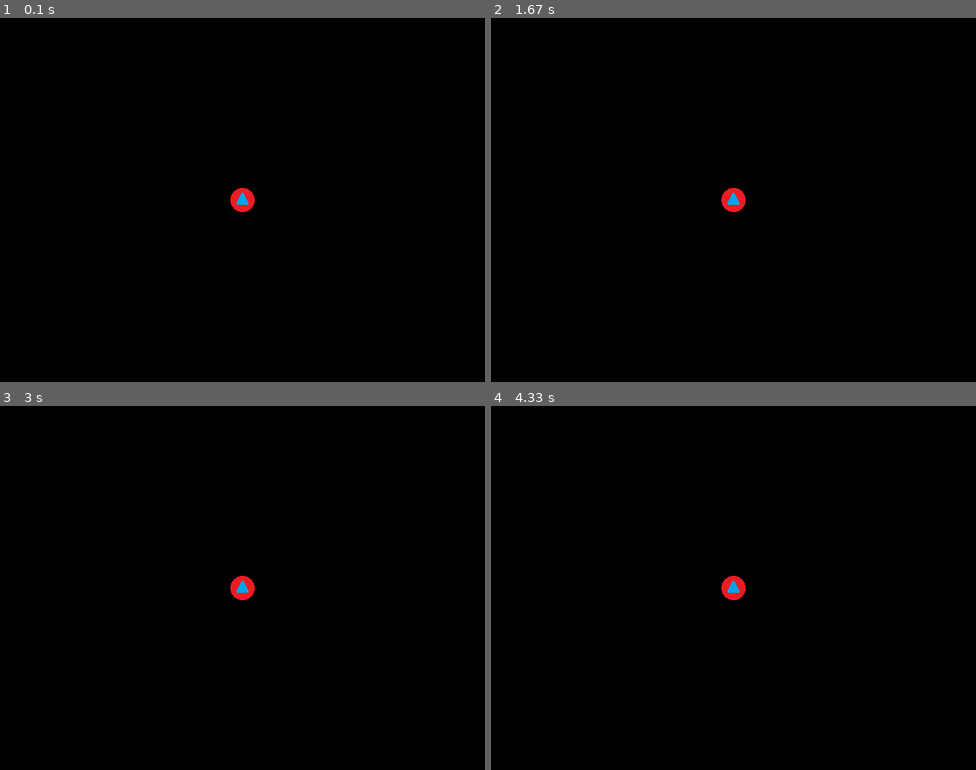
Above: before the commit, frames 1-4 (two rows, left to right).
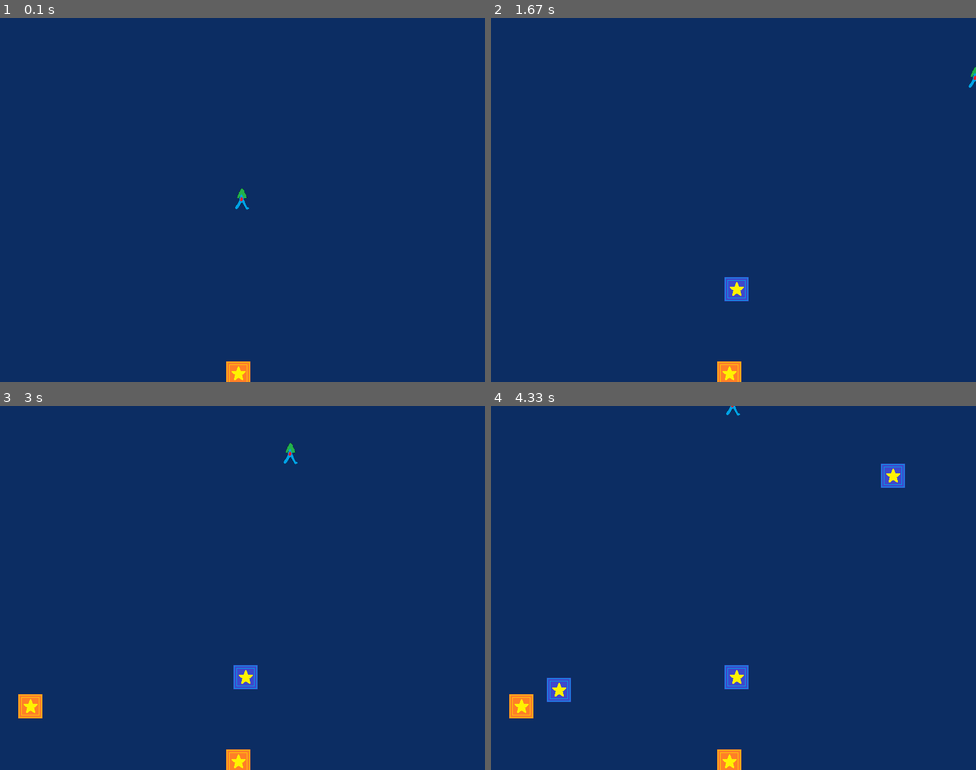
Above: after the commit, the same moments.

Repository: Bob-The-Duck/gp-python
Game: pygame game, started from Lessons/13/my_first_pygame.py
The game is run twice, just before and just after one commit, with the same random seed, the same clock (stepped at 60 frames per second) and the same inputs.
Inputs:
- Up to frame 1 (0.1 s): no input
- Up to frame 2 (1.67 s): hold Shift 0.33-0.8 s; hold Right 0.33-0.8 s; hold W from 1.33 s (still down)
- Up to frame 3 (3 s): release W at 1.8 s; hold A 2.33-2.87 s; hold Down from 2.9 s (still down)
- Up to frame 4 (4.33 s): release Down at 3.2 s; hold A 3.23-3.63 s; hold Up 3.67-4.03 s; hold D from 4.07 s (still down)

The runs differ from the first frame. In frame 1, 100% of the frame differs, in the area x 0-100%, y 0-100%; in frame 2, 100%; in frame 3, 100%; in frame 4, 100%.

Commit message:
Lesson 13 - Completed

Diff:
--- a/Lessons/13/my_first_pygame.py
+++ b/Lessons/13/my_first_pygame.py
@@ -1,5 +1,7 @@
 # Import modułu pygame, dzięki któremu tworzymy aplikacje okienkowa
 import pygame
+
+from random import choice, randint
 
 # Zmiana obecnej ścieżki pracy
 import os
@@ -13,6 +15,12 @@
 SCREEN_WIDTH = 800
 SCREEN_HEIGHT = 600
 screen_surface = pygame.display.set_mode((SCREEN_WIDTH, SCREEN_HEIGHT))
+
+bonus_images = [
+    "assets/bonus_1.png",
+    "assets/bonus_2.png",
+    "assets/bonus_3.png"
+]
 
 # Nadanie nazwy oknu
 pygame.display.set_caption("Pierwsza Gra")
@@ -38,8 +46,65 @@
     image, surface, rect = img_list
     screen_surface.blit(surface, rect)
 
+def set_position_image(img_list, position):
+    image, surface, rect = img_list
+    rect = surface.get_rect(center=position)
+    return [image, surface, rect]
+
+def calculate_player_movement(keys):
+    speed = 10
+    delta_y = 0
+    delta_x = 0
+
+    if keys[pygame.K_LSHIFT] or keys[pygame.K_RSHIFT]:
+        speed *= 2
+
+    if keys[pygame.K_w] or keys[pygame.K_UP]:
+        delta_y -= speed
+    if keys[pygame.K_s] or keys[pygame.K_DOWN]:
+        delta_y += speed
+
+    if keys[pygame.K_a] or keys[pygame.K_LEFT]:
+        delta_x -= speed
+    if keys[pygame.K_d] or keys[pygame.K_RIGHT]:
+        delta_x += speed
+
+    return [delta_x, delta_y]
+
+def limit_position(position):
+    x, y = position
+
+    x = max(0, min(x, SCREEN_WIDTH))
+    y = max(0, min(y, SCREEN_HEIGHT))
+
+    return [x, y]
+
+def generate_bonus_object():
+    image_name = choice(bonus_images)
+    x = randint(0, SCREEN_WIDTH)
+    y = randint(0, SCREEN_HEIGHT)
+    position = [x, y]
+    new_obj = load_image(image_name, position)
+    bonus_objects.append(new_obj)
+
+def print_bonus_objects():
+    for obj in bonus_objects:
+        print_image(obj)
+
+def check_collisions():
+    rect_player = player[2]
+
+    for index in range(len(bonus_objects) - 1, -1, -1):
+        obj = bonus_objects[index]
+        rect = obj[2]
+        if rect.colliderect(rect_player):
+            bonus_objects.pop(index)
+
 player_pos = [SCREEN_WIDTH // 2, SCREEN_HEIGHT // 2]
 player = load_image("assets/player.png", player_pos)
+background_color = [12, 45, 99]
+bonus_objects = []
+frames_cnt = 0
 
 
 # Kod wykonywany póki aplikacja jest uruchomiona
@@ -51,11 +116,30 @@
         if event.type == pygame.QUIT:
             game_status = False
 
+    pressed_keys = pygame.key.get_pressed()
+    delta_x, delta_y = calculate_player_movement(pressed_keys)
+
+    player_pos[0] += delta_x
+    player_pos[1] += delta_y
+
+    player_pos = limit_position(player_pos)
+
+    player = set_position_image(player, player_pos)
+
+    screen_surface.fill(background_color)
+
+    if frames_cnt % 60 == 0:
+        generate_bonus_object()
+
+    check_collisions()
+    print_bonus_objects()
+
     # Wyświetl gracza
     print_image(player)
 
     # Odświeżenie wyświetlanego okna
     pygame.display.update()
+    frames_cnt += 1
     clock.tick(60)
 
 print("Zamykanie aplikacji")
Binary file changed: Lessons/13/assets/player.png
